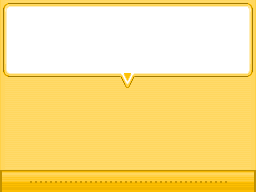
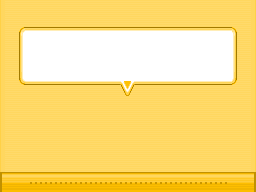
Before/after of a (256, 192) layered artwork. What changed in the layer stack:
added layer "smaller bubble" above "org_bubble.bmp" over [19, 27, 237, 96]
hid "org_bubble.bmp" over [3, 3, 253, 88]
added layer "scroll bar lowered" above "org_bottom.bmp" over [0, 168, 256, 188]
